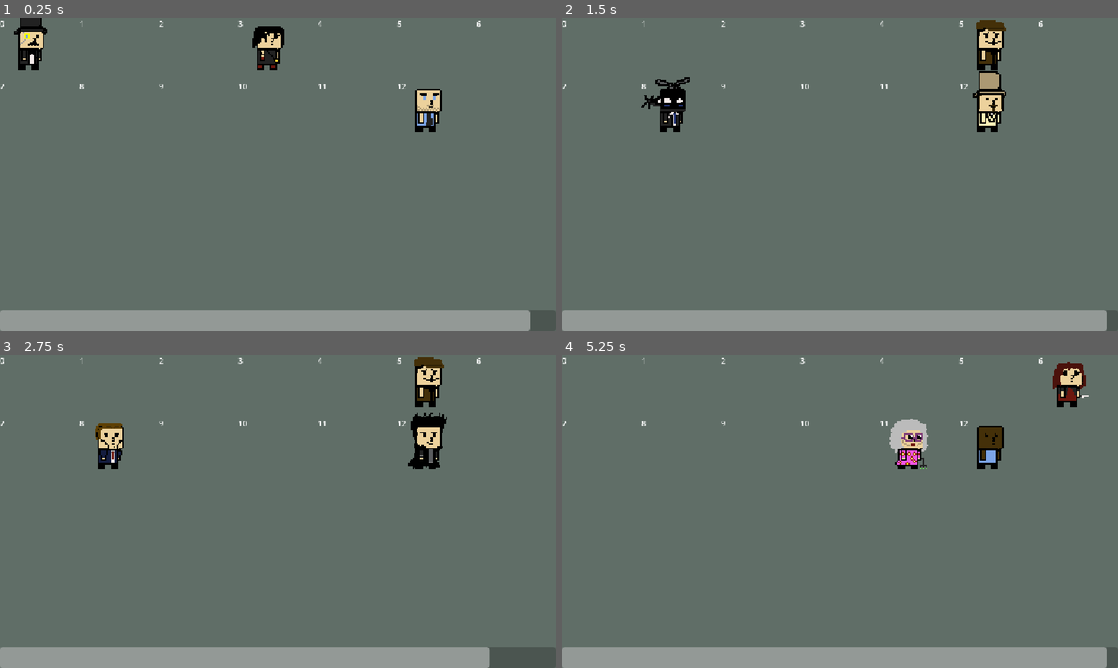
Above: before the commit, frames 1-4 (two rows, left to right).
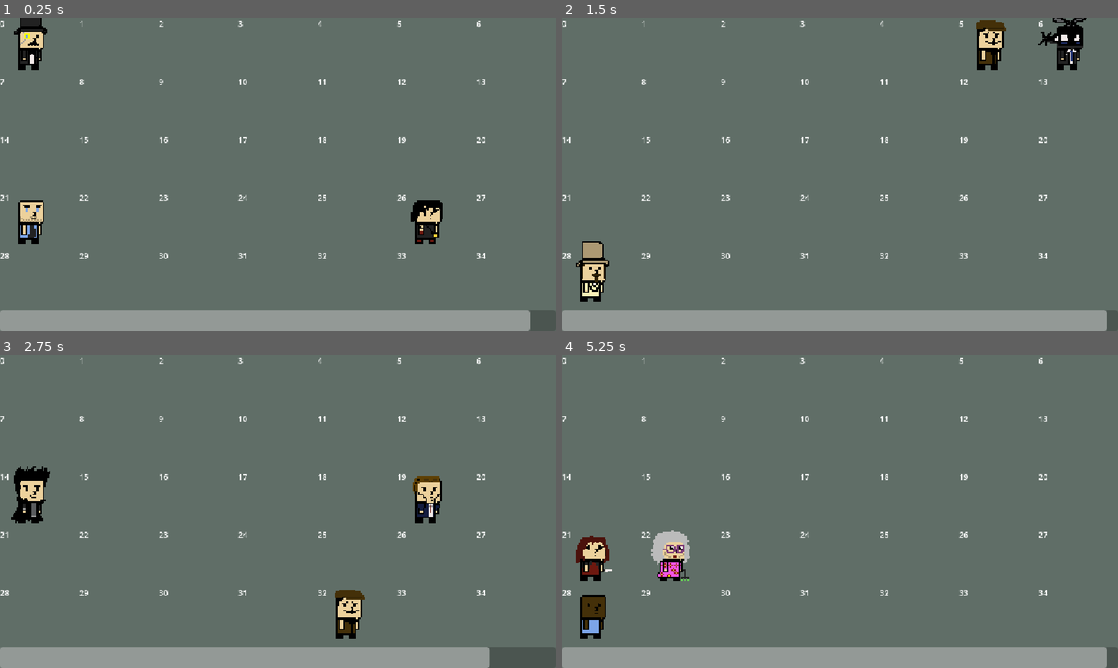
Above: after the commit, the same moments.

Repository: Dr-helicopter/nobodies
Game: Godot game, scene res://scenes/game_secne.tscn
Two runs of this game, one before a commit and one after it. Both use one fixed random seed, a clock stepped at 60 frames per second and the inputs below. The engine's default icon, where the game draws it, is replaced by a stand-in: a white triangle on a blue panel in a dark square.
Inputs:
- Up to frame 1 (0.25 s): no input
- Up to frame 2 (1.5 s): tap Enter at 0.5 s; tap R at 0.6, 1.35 s
- Up to frame 3 (2.75 s): tap R at 2.1 s
- Up to frame 4 (5.25 s): tap R every 0.75 s from 2.85 to 5.1 s

The runs differ from the first frame. In frame 1, 3.0% of the frame differs, in the area x 0-88%, y 2-77%; in frame 2, 3.7%; in frame 3, 4.9%, in the area x 0-88%, y 0-91%; in frame 4, 4.7%.

Commit message:
added scaling

Diff:
--- a/scenes/game_secne.tscn
+++ b/scenes/game_secne.tscn
@@ -59,7 +59,7 @@
 &"blink_out": SubResource("Animation_geyg1")
 }
 
-[node name="GameSecne" type="Node2D" unique_id=949406441 node_paths=PackedStringArray("color_rect", "timer", "anim", "time_bar", "win_panel", "win_label", "replay_button")]
+[node name="GameSecne" type="Node2D" unique_id=949406441 node_paths=PackedStringArray("color_rect", "play_ground", "timer", "anim", "time_bar", "win_panel", "win_label", "replay_button")]
 script = ExtResource("1_k2fxd")
 time = 5.0
 last_level = 2
@@ -67,21 +67,22 @@
 character_scene = ExtResource("3_1q7er")
 character_data = ExtResource("4_1q7er")
 color_rect = NodePath("UI/ColorRect")
+play_ground = NodePath("UI/VBoxContainer/Playground")
 timer = NodePath("Timer")
 anim = NodePath("AnimationPlayer")
 time_bar = NodePath("UI/VBoxContainer/TimeBar")
 win_panel = NodePath("UI/Panel")
 win_label = NodePath("UI/Panel/VBoxContainer/WinLabel")
 replay_button = NodePath("UI/Panel/VBoxContainer/Button")
-max_gid_cels = 13
+max_gid_cels = 35
 min_ratio = Vector2i(1, 2)
 max_ratio = Vector2i(2, 1)
-valid_grids = Array[Vector2i]([Vector2i(7, 5), Vector2i(6, 6), Vector2i(7, 5)])
+valid_grids = Array[Vector2i]([Vector2i(7, 5), Vector2i(6, 6), Vector2i(5, 7)])
 
 [node name="BG" type="CanvasLayer" parent="." unique_id=307370177]
 layer = -1
 
-[node name="Playground2" type="ColorRect" parent="BG" unique_id=1622335633]
+[node name="BG" type="ColorRect" parent="BG" unique_id=1622335633]
 anchors_preset = 15
 anchor_right = 1.0
 anchor_bottom = 1.0
--- a/scripts/game_secne.gd
+++ b/scripts/game_secne.gd
@@ -16,6 +16,7 @@
 
 @export_group('Node Referances')
 @export var color_rect	: ColorRect
+@export var play_ground	: ColorRect
 @export var timer 		: Timer
 @export var anim 		: AnimationPlayer
 @export var time_bar 	: ProgressBar
@@ -31,9 +32,10 @@
 @export var valid_grids	: Array[Vector2i]
 
 var level := 1
-var size : Vector2
-var cel_size : Vector2
-var slots : Dictionary[int, Node2D] = {}
+var size 			: Vector2
+var current_grid	: Vector2i
+var cel_size 		: Vector2
+var slots 			: Dictionary[int, Node2D] = {}
 var avalable_characters := []
 var picked_characters := []
 var positions : Dictionary = {}
@@ -43,22 +45,33 @@
 
 
 func _ready() -> void:
-	# safe gards
+	# safe gards:
 	if last_level > max_gid_cels - starting_characters:
 		printerr("your last level is out of bounds")
 		get_tree().quit()
 	if last_level < 1:
 		printerr("your last level is less then 1 you stupid fuck")
 		get_tree().quit()
-
+	var grid_sizes : Array[int] = []
+	for i in valid_grids:
+		grid_sizes.append(i.x * i.y)
+	var min_cels = grid_sizes.min()
+	if min_cels < max_gid_cels:
+		printerr("you have more cels then you can show")
+		get_tree().quit()
+
+
+	# the actual function:
 	win.connect(_on_win)
 
 
-	size = get_viewport_rect().size
-	cel_size = Vector2(abs(size.x/7), abs(size.y/5))
+	# grid initialazation
+	play_ground.resized.connect(size_the_grid)
+	fill_grid(max_gid_cels)
+	size_the_grid()
+
 	avalable_characters = character_data.characters.keys()
 
-	fill_grid(max_gid_cels)
 
 	for i in starting_characters:
 		add_new_character()
@@ -139,6 +152,20 @@
 
 
 
+func closest_aspect(window: Vector2, ratios: Array) -> Vector2:
+	## what an ugly ass function
+	var target := window.x / window.y
+	var closest : Vector2i = ratios[0]
+	var closest_diff : float = abs(target - float(closest.x)/float(closest.y))
+
+	for r in ratios:
+		var ratio : float= float(r.x) / float(r.y)
+		var diff : float = abs(target - ratio)
+
+		if diff < closest_diff:
+			closest_diff = diff
+			closest = r
+	return closest
 
 func is_correct_shape(character: Character): # self explanatory
 	return character == new_character
@@ -164,7 +191,17 @@
 	win_panel.show()
 	color_rect.mouse_filter = Control.MOUSE_FILTER_STOP
 
-
+func size_the_grid():
+	size = play_ground.size
+	current_grid = closest_aspect(size, valid_grids)
+	print(current_grid, size)
+	print('  ')
+	cel_size = Vector2(abs(size.x/current_grid.x), abs(size.y/current_grid.y))
+	for i in max_gid_cels:
+		slots[i].position = Vector2(
+			(i % current_grid.x) * cel_size.x,
+			(i / current_grid.x) * cel_size.y
+		)
 
 func _unhandled_key_input(event: InputEvent) -> void:
 	if event is InputEventKey:
@@ -188,10 +225,6 @@
 func fill_grid(gsize: int): ## isntantiates the slots
 	for i in gsize:
 		var new_slot : Node2D = slot_scene.instantiate()
-		new_slot.position = Vector2(
-			(i % 7) * cel_size.x,
-			(i / 7) * cel_size.y
-			)
 		slots[i] = new_slot
 		new_slot.set_label(str(i))
 		add_child(new_slot)
